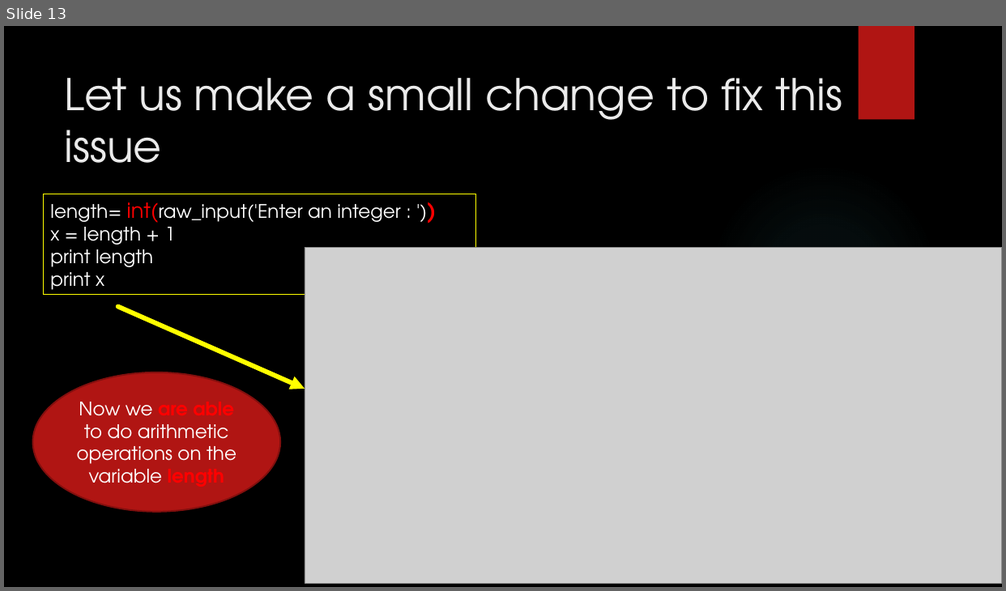
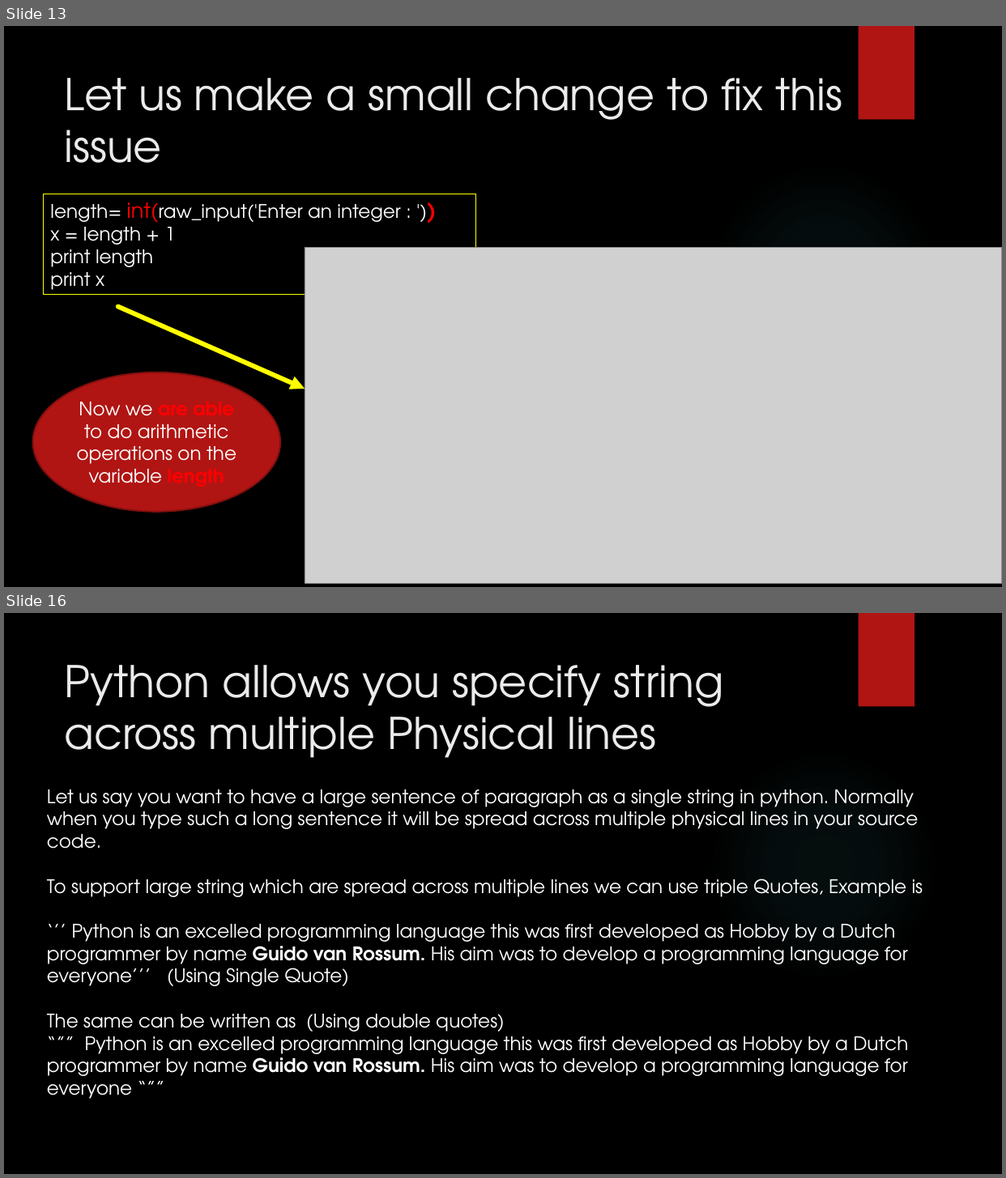
Before and after one commit to girishsukukumar/python, a slide deck: 2. Python.pptx. Shown one above the other, each under a label of ours: slide 13 before the commit, slides 13 and 16 after it; the slides between them are not shown. The pictures are 1006x591 and 1006x1178 pixels, drawn with LibreOffice and Linux fonts; fonts in the diff are those of the drawing; grey boxes stand for pictures; background and template pictures are left out. Boxes give left, top, right and bottom in pixels: in the first picture for what was removed or moved away, otherwise in the second. Text is boxed around its words. In the diff, an @@ line names an element or a change of style, - is before the commit and + after.

```diff
--- a/2. Python.pptx
+++ b/2. Python.pptx
@@ slide 16 added at (4,613,1002,1174), background picture (left out); not listed: 2 template elements that a slide beside it also shows @@
@@ text added at (64,665,723,758), 42 pt, text #EBEBEB @@
+Python allows you specify string across multiple Physical lines
@@ text added at (47,790,923,1099), 18 pt, text #FFFFFF @@
+Let us say you want to have a large sentence of paragraph as a single string in python. Normally when you type such a long sentence it will be spread across multiple physical lines in your source code.
+To support large string which are spread across multiple lines we can use triple Quotes, Example is
+‘’’ Python is an excelled programming language this was first developed as Hobby by a Dutch programmer by name Guido van Rossum. His aim was to develop a programming language for everyone’’’ (Using Single Quote)
+The same can be written as (Using double quotes)
+“”” Python is an excelled programming language this was first developed as Hobby by a Dutch programmer by name Guido van Rossum. His aim was to develop a programming language for everyone “””
```
Also in this commit, not shown: 10 other slides added, 1 other file.
